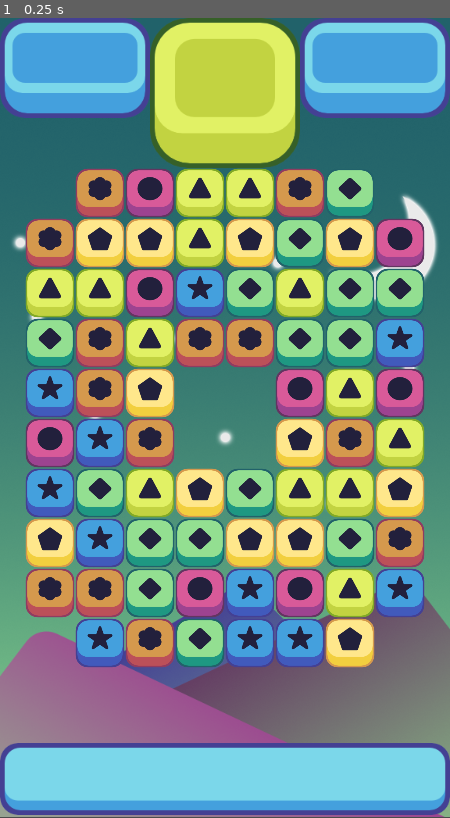
Above: before the commit, frame 1.
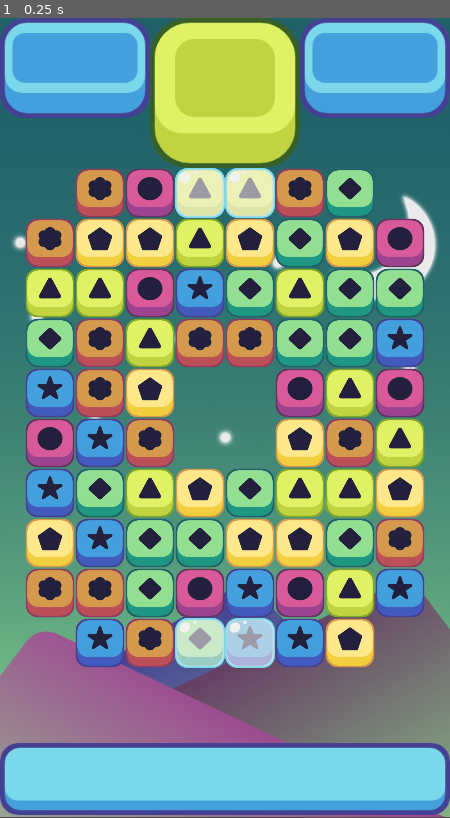
Above: after the commit, the same moment.

Repository: jamdominguez/Candy_Crush
Game: Godot game, scene res://scenes/game_window.tscn
Same seed, same stepped clock (60 frames per second), same inputs: the game is played once before the commit and once after it.
Inputs:
- Up to frame 1 (0.25 s): no input

The runs differ from the first frame. In frame 1, 2.6% of the frame differs, in the area x 38-62%, y 18-82%.

Commit message:
- Jelly pieces

Diff:
--- a/scenes/game_window.tscn
+++ b/scenes/game_window.tscn
@@ -1,9 +1,10 @@
-[gd_scene load_steps=5 format=2]
+[gd_scene load_steps=6 format=2]
 
 [ext_resource path="res://sprites/background 2.png" type="Texture" id=1]
 [ext_resource path="res://sprites/Top UI v 2.png" type="Texture" id=2]
 [ext_resource path="res://sprites/Bottom UI v 2.png" type="Texture" id=3]
 [ext_resource path="res://scripts/grid.gd" type="Script" id=4]
+[ext_resource path="res://scripts/ice_holder.gd" type="Script" id=5]
 
 [node name="game_window" type="Node2D"]
 
@@ -27,6 +28,10 @@
 [node name="grid" type="Node2D" parent="."]
 script = ExtResource( 4 )
 empty_spaces = PoolVector2Array( 0, 0, 7, 0, 0, 9, 7, 9, 3, 4, 4, 4, 3, 5, 4, 5 )
+ice_spaces = PoolVector2Array( 3, 0, 4, 0, 3, 9, 4, 9 )
+
+[node name="ice_holder" type="Node2D" parent="."]
+script = ExtResource( 5 )
 
 [node name="destroy_timer" type="Timer" parent="."]
 wait_time = 0.5
@@ -40,6 +45,8 @@
 wait_time = 0.5
 one_shot = true
 
+[connection signal="damage_ice" from="grid" to="ice_holder" method="_on_grid_damage_ice"]
+[connection signal="make_ice" from="grid" to="ice_holder" method="_on_grid_make_ice"]
 [connection signal="timeout" from="destroy_timer" to="grid" method="_on_destroy_timer_timeout"]
 [connection signal="timeout" from="collapse_timer" to="grid" method="_on_collapse_timer_timeout"]
 [connection signal="timeout" from="refill_timer" to="grid" method="_on_refill_timer_timeout"]
--- /dev/null
+++ b/scenes/ice.tscn
@@ -0,0 +1,12 @@
+[gd_scene load_steps=3 format=2]
+
+[ext_resource path="res://scripts/ice.gd" type="Script" id=1]
+[ext_resource path="res://Match 3 Assets/Obstacles/Ice.png" type="Texture" id=2]
+
+[node name="ice" type="Node2D"]
+scale = Vector2( 0.5, 0.5 )
+script = ExtResource( 1 )
+health = 2
+
+[node name="Sprite" type="Sprite" parent="."]
+texture = ExtResource( 2 )
--- a/scripts/grid.gd
+++ b/scripts/grid.gd
@@ -14,6 +14,11 @@
 
 # Obstacle Stuff
 export (PoolVector2Array) var empty_spaces
+export (PoolVector2Array) var ice_spaces
+
+# Obstacle Signals
+signal damage_ice
+signal make_ice
 
 # The piece array
 var possible_pieces = [
@@ -41,9 +46,11 @@
 
 # Called when the node enters the scene tree for the first time.
 func _ready():
+	print("_ready - grid")
 	state = move
 	all_pieces = make_2d_array()
 	spawn_piece()
+	spawn_ice()
 
 # Check if the place is a available place to move a piece
 func restricted_movement(place):
@@ -72,6 +79,10 @@
 	for i in width:
 		for j in height:
 			set_random_piece_on_grid(i,j)
+
+func spawn_ice():
+	for i in ice_spaces.size():
+		emit_signal("make_ice", ice_spaces[i])
 
 # Returns true is find at less 3 pieces with same color
 func match_at(column, row, color):
@@ -188,6 +199,7 @@
 		for j in height:
 			var piece = all_pieces[i][j]
 			if piece != null and piece.matched:
+				#emit_signal("damage_ice", Vector2(i,j))
 				was_matches = true
 				piece.queue_free()
 				all_pieces[i][j] = null
--- /dev/null
+++ b/scripts/ice.gd
@@ -0,0 +1,16 @@
+extends Node2D
+
+export (int) var health
+
+# Called when the node enters the scene tree for the first time.
+func _ready():
+	pass # Replace with function body.
+
+# Called every frame. 'delta' is the elapsed time since the previous frame.
+#func _process(delta):
+#	pass
+
+func take_damage(damage):
+	health -= damage
+	#print("take_damage["+damage+"] health["+health+"]")
+	# Can add damage effect here
--- /dev/null
+++ b/scripts/ice_holder.gd
@@ -0,0 +1,42 @@
+extends Node2D
+
+var ice_pieces = []
+var width = 8
+var height = 10
+var ice = preload("res://scenes/ice.tscn")
+
+# Called when the node enters the scene tree for the first time.
+func _ready():
+	print("_ready - ice_holder ice_pieces.size["+String(ice_pieces.size())+"]")
+
+# Returns a matrix
+func make_2d_array():
+	var array = []
+	for i in width:
+		array.append([])
+		for j in height:
+			array[i].append(null)
+	return array
+
+################################################################################################
+################################################################################################
+################################################################################################
+# SIGNAL: function for damage_ice signal
+func _on_grid_damage_ice(board_position):
+	print("_on_grid_damage_ice["+String(board_position)+"]")
+	var current_ice_piece = ice_pieces[board_position.x][board_position.y]
+	if current_ice_piece != null:
+		current_ice_piece.take_damage(1)
+		if current_ice_piece.health <= 0:
+			current_ice_piece.queue_free()
+			ice_pieces[board_position.x][board_position.y] = null
+
+# SIGNAL: function for make_ice signal
+func _on_grid_make_ice(board_position):
+	print("_on_grid_make_ice["+String(board_position)+"]")
+	if ice_pieces.size() == 0:
+		ice_pieces = make_2d_array()
+	var current = ice.instance()
+	add_child(current)
+	current.position = Vector2(board_position.x * 64 + 64 , -board_position.y * 64 + 800)
+	ice_pieces[board_position.x][board_position.y] = current
